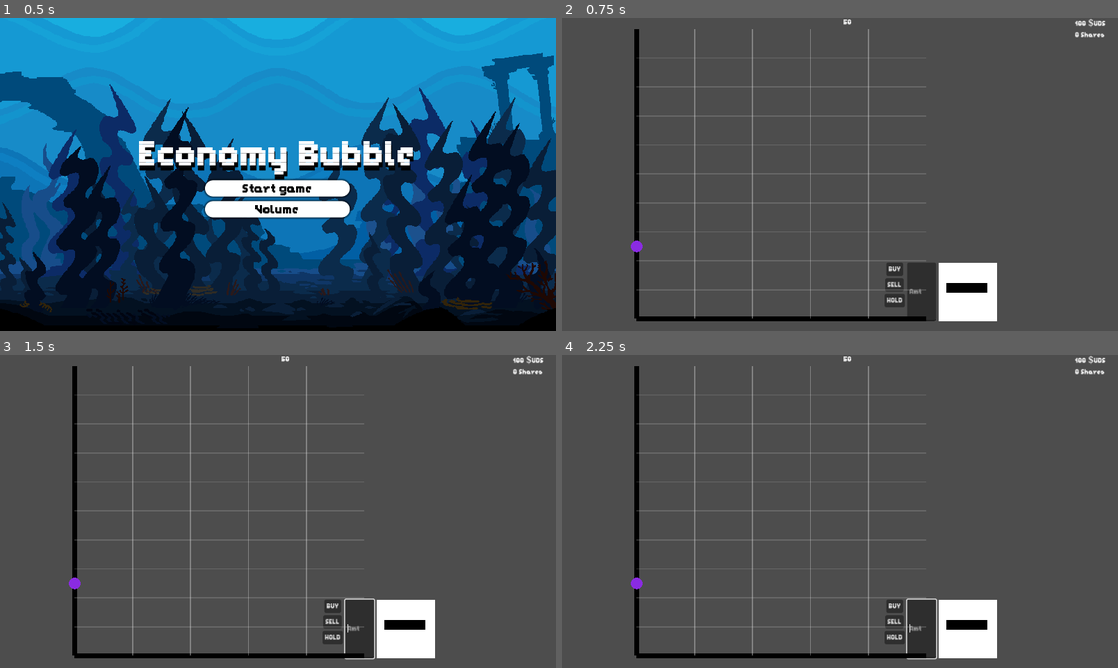
Above: before the commit, frames 1-4 (two rows, left to right).
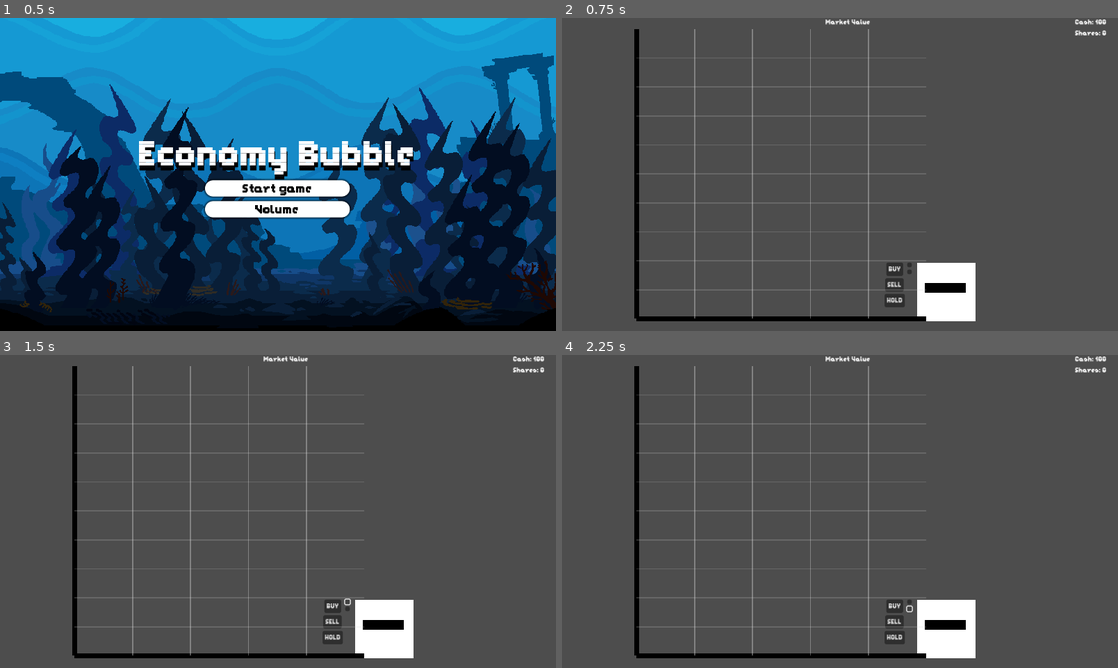
Above: after the commit, the same moments.

Repository: absentnot/GGJ-25
Game: Godot game, scene res://scenes/TitleScreen.tscn
Two runs of this game, one before a commit and one after it. Both use one fixed random seed, a clock stepped at 60 frames per second and the inputs below.
Inputs (mouse positions are in pixels of both pictures, inside the frame that each line leads up to):
- Up to frame 1 (0.5 s): no input
- Up to frame 2 (0.75 s): click "Start game" at 0.5 s
- Up to frame 3 (1.5 s): click (344, 602) at 1.27 s
- Up to frame 4 (2.25 s): click (906, 608) at 2.02 s

Frame 1 is identical in both runs. In frame 2, 2.1% of the frame differs, in the area x 12-98%, y 0-97%; in frame 3, 2.2%; in frame 4, 2.2%, in the area x 12-98%, y 0-98%.
Error after the commit: Parse Error: Expected ":" after function declaration. (res://scripts/hud.gd:105)

Commit message:
Scripting changes for up and down arrow quantity

Diff:
--- a/scenes/hud.tscn
+++ b/scenes/hud.tscn
@@ -50,12 +50,17 @@
 theme_override_fonts/font = ExtResource("2_x1c10")
 text = "HOLD"
 
-[node name="QuantityInput" type="LineEdit" parent="PlayerActionsHBox"]
-custom_minimum_size = Vector2(50, 50)
+[node name="VBoxContainer" type="VBoxContainer" parent="PlayerActionsHBox"]
 layout_mode = 2
-size_flags_horizontal = 4
-theme_override_fonts/font = ExtResource("2_x1c10")
-placeholder_text = "Amt"
+
+[node name="Up" type="Button" parent="PlayerActionsHBox/VBoxContainer"]
+layout_mode = 2
+
+[node name="Down" type="Button" parent="PlayerActionsHBox/VBoxContainer"]
+layout_mode = 2
+
+[node name="NextOrderDisplay" type="Label" parent="PlayerActionsHBox"]
+layout_mode = 2
 
 [node name="OrderVisualizer" type="TextureRect" parent="PlayerActionsHBox"]
 layout_mode = 2
@@ -119,4 +124,5 @@
 [connection signal="pressed" from="PlayerActionsHBox/PlayerActionsVBox/Buy" to="." method="_on_buy_pressed"]
 [connection signal="pressed" from="PlayerActionsHBox/PlayerActionsVBox/Sell" to="." method="_on_sell_pressed"]
 [connection signal="pressed" from="PlayerActionsHBox/PlayerActionsVBox/Hold" to="." method="_on_hold_pressed"]
-[connection signal="text_submitted" from="PlayerActionsHBox/QuantityInput" to="." method="_on_quantity_input_text_submitted"]
+[connection signal="pressed" from="PlayerActionsHBox/VBoxContainer/Up" to="." method="_on_up_pressed"]
+[connection signal="pressed" from="PlayerActionsHBox/VBoxContainer/Down" to="." method="_on_down_pressed"]
--- a/scripts/hud.gd
+++ b/scripts/hud.gd
@@ -12,7 +12,7 @@
 @onready var playerCashDisplay = get_node("PlayerStats/PlayerCashDisplay")
 @onready var playerSharesDisplay = get_node("PlayerStats/PlayerSharesDisplay")
 @onready var orderVisualizer = get_node("PlayerActionsHBox/OrderVisualizer")
-@onready var quantityInput = get_node("PlayerActionsHBox/QuantityInput")
+@onready var nextOrderDisplay = get_node("PlayerActionsHBox/NextOrderDisplay")
 # Called when the node enters the scene tree for the first time.
 func _ready() -> void:
 	_updateCashAndShares(Order.new(0))
@@ -67,8 +67,7 @@
 			pass
 	playerCashDisplay.text = str(currentMoney) + " $UDS"
 	playerSharesDisplay.text = str(currentShares) + " Shares"
-	orderQuantity = 0
-	quantityInput.text = ""
+	_setOrderQuantity(0)
 	_setOrderType(Order.OrderType.HOLD)
 
 
@@ -79,7 +78,6 @@
 func _setOrderType(nextOrderType: Order.OrderType) -> void:
 	playerOrder = nextOrderType
 	orderVisualizer.updateOrder(nextOrderType)
-
 
 func _on_sell_pressed() -> void:
 	print("Sell is pressed!")
@@ -104,6 +102,12 @@
 	print("Hold is pressed!")
 	_setOrderType(Order.OrderType.HOLD)
 
-func _on_quantity_input_text_submitted(new_text: String) -> void:
-	print("Text changed! New line: " + new_text)
-	orderQuantity = int(new_text)
+func _setOrderQuantity(quantity:int) () -> void:
+	orderQuantity = quantity
+	nextOrderDisplay.text = str("orderQuantity")
+
+func _on_up_pressed() -> void:
+	_setOrderQuantity(orderQuantity + 1)
+
+func _on_down_pressed() -> void:
+	_setOrderQuantity(orderQuantity - 1)
